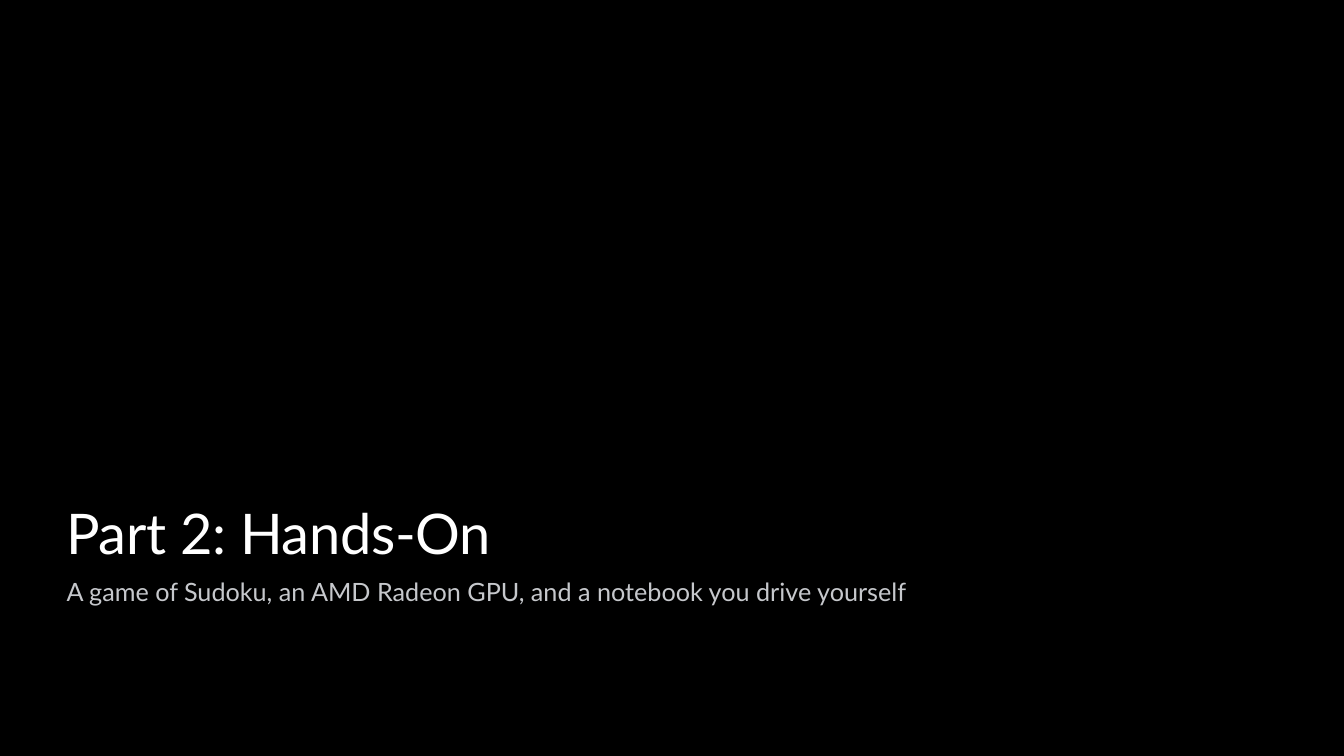
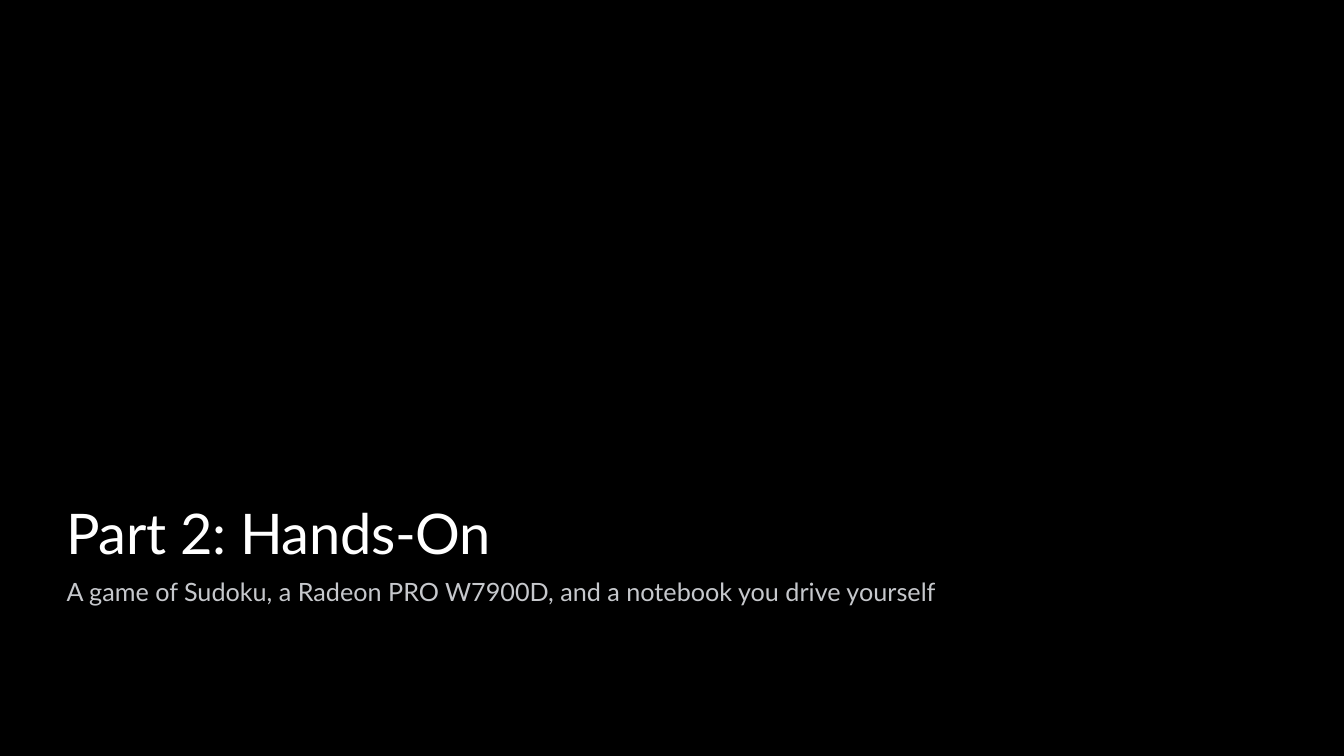
Before and after one commit to TwelveNights/Unsloth-RL-Workshop-on-Radeon, a slide deck: slide 11 of docs/AMD-Unsloth-GRPO-Fine-tuning1.pptx. Drawn at 1344x756 pixels with LibreOffice and Linux fonts; fonts in the diff are those of the drawing; background and template pictures are left out. Boxes give left, top, right and bottom in pixels: in the first picture for what was removed or moved away, otherwise in the second. Text is boxed around its words. In the diff, an @@ line names an element or a change of style, - is before the commit and + after.

```diff
--- a/docs/AMD-Unsloth-GRPO-Fine-tuning1.pptx
+++ b/docs/AMD-Unsloth-GRPO-Fine-tuning1.pptx
@@ text at (x1=67, y1=582, x2=935, y2=606): text changed @@
-A game of Sudoku, an AMD Radeon GPU, and a notebook you drive yourself
+A game of Sudoku, a Radeon PRO W7900D, and a notebook you drive yourself
```
Also in this commit, not shown: 12 other slides changed, 2 other files.
